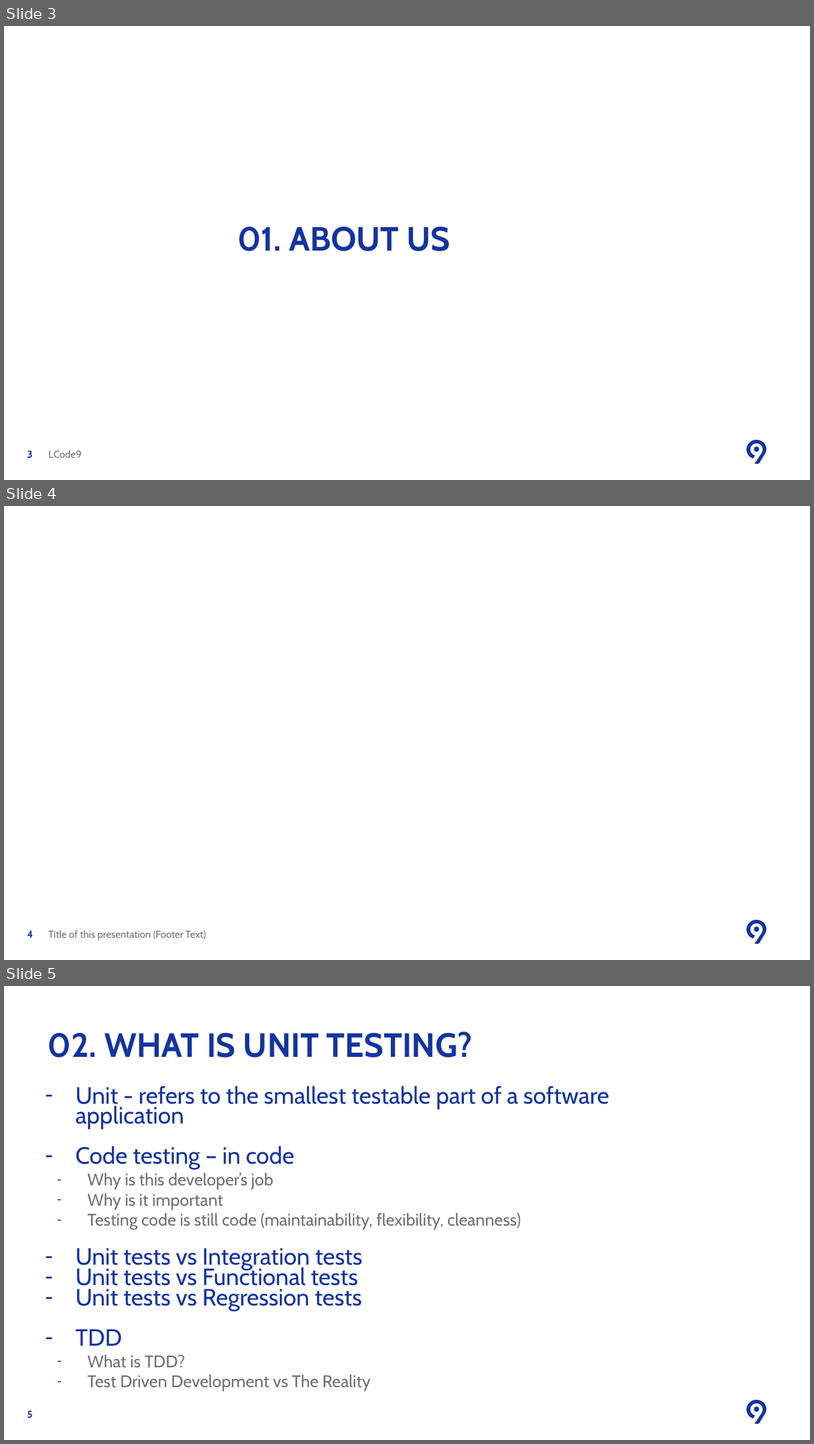
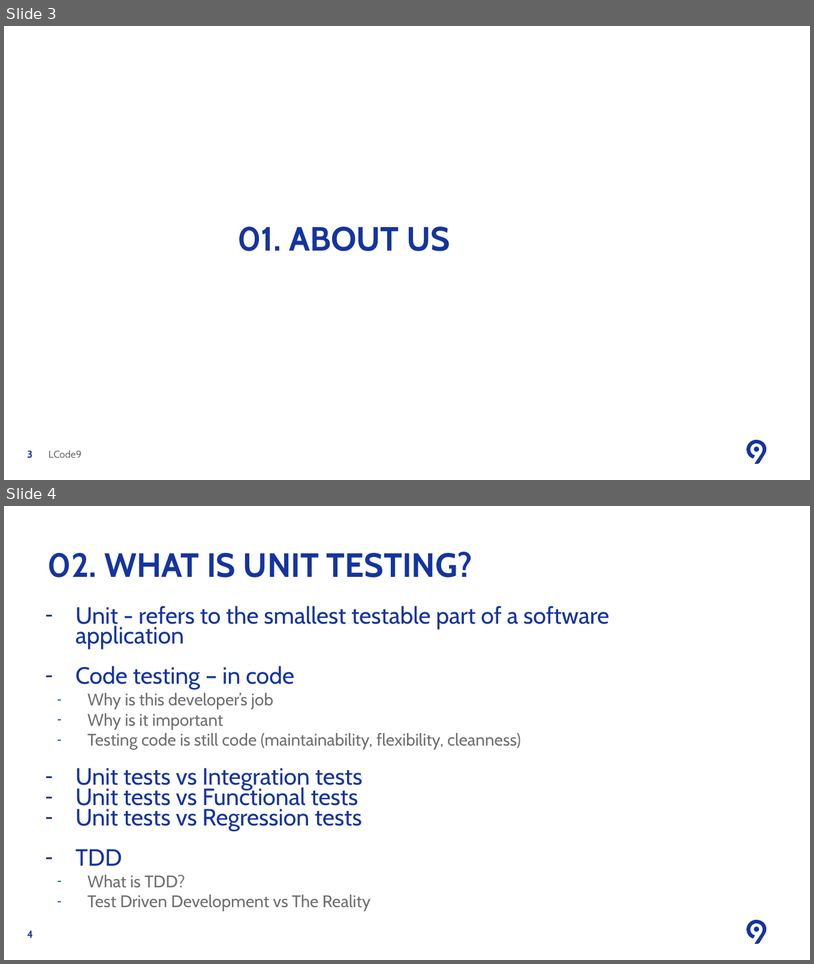
Before and after one commit to zivanovicj/Code9-Workshop, a slide deck: Code9 2022 - Unit Testing in C.pptx. Shown one above the other, each under a label of ours: slides 3, 4 and 5 before the commit, slides 3 and 4 after it. The pictures are 814x1444 and 814x964 pixels, drawn with LibreOffice and Linux fonts; fonts in the diff are those of the drawing; background and template pictures are left out. Boxes give left, top, right and bottom in pixels: in the first picture for what was removed or moved away, otherwise in the second. Text is boxed around its words. In the diff, an @@ line names an element or a change of style, - is before the commit and + after.

Commit message:
fix-ić

```diff
--- a/Code9 2022 - Unit Testing in C.pptx
+++ b/Code9 2022 - Unit Testing in C.pptx
@@ slide 4 removed at (4, 506, 810, 960), background #FFFFFF; not listed: 2 template elements that a slide beside it also shows @@
@@ page number removed at (27, 930, 33, 937) @@
-4
@@ text removed at (48, 930, 206, 940) @@
-Title of this presentation (Footer Text)
@@ what was slide 5 is now slide 4 @@
@@ page number at (27, 930, 33, 937): text changed @@
-5
+4
```
